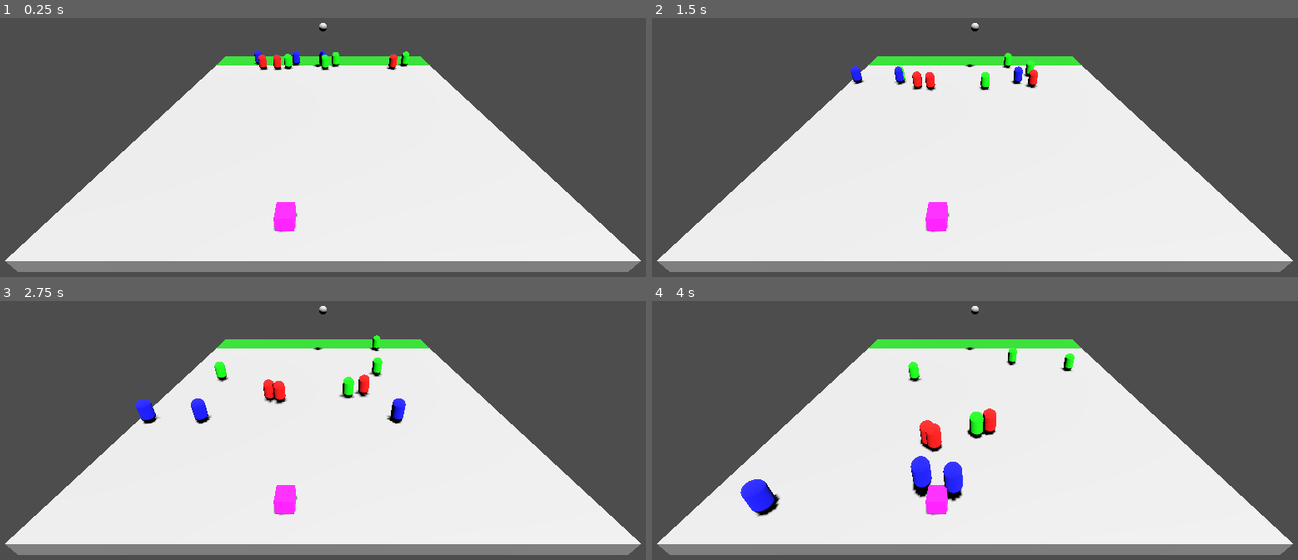
Above: before the commit, frames 1-4 (two rows, left to right).
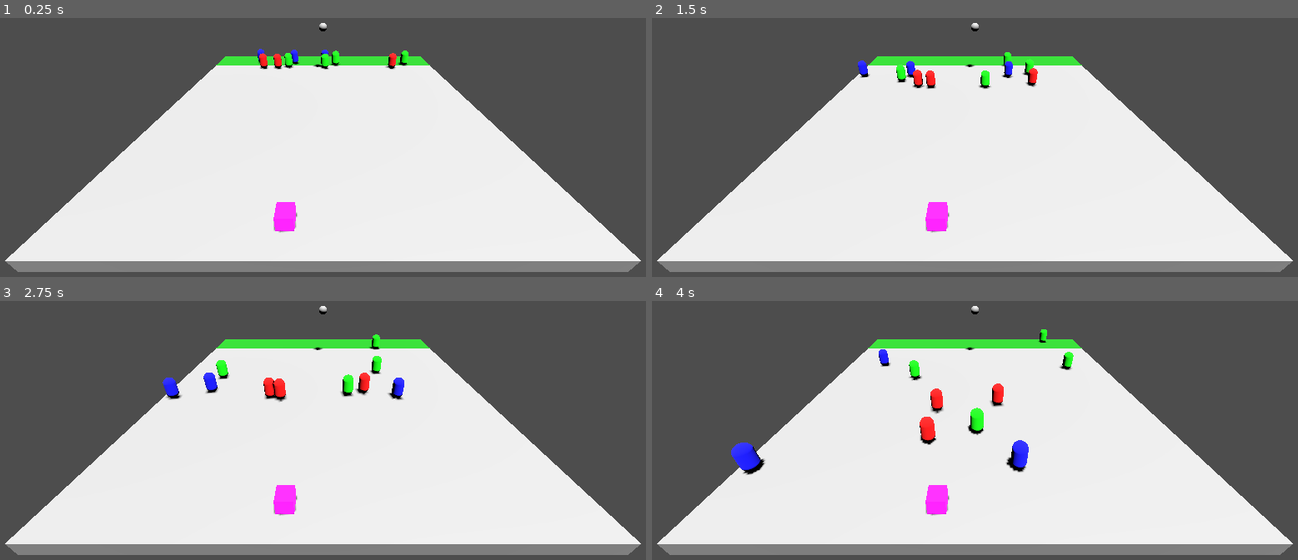
Above: after the commit, the same moments.

Repository: Mxckx9772/dos
Game: Godot game, scene res://main.tscn
Same seed, same stepped clock (60 frames per second), same inputs: the game is played once before the commit and once after it.
Inputs:
- Up to frame 1 (0.25 s): no input
- Up to frame 2 (1.5 s): no input
- Up to frame 3 (2.75 s): no input
- Up to frame 4 (4 s): no input

The runs differ from the first frame. In frame 1, 0.4% of the frame differs, in the area x 39-64%, y 11-21%; in frame 2, 0.8%; in frame 3, 1.6%; in frame 4, 3.4%, in the area x 12-66%, y 10-84%.

Commit message:
”Simulating“ kids getting caught

Diff:
--- a/kid.gd
+++ b/kid.gd
@@ -1,5 +1,6 @@
 extends Node3D
 @onready var candy: Node3D = $"../../Candy"
+@onready var teacher: Node3D = $Teacher
 @onready var mesh_instance_3d: MeshInstance3D = $RigidBody3D/MeshInstance3D
 
 #@onready var classroom: Node3D = $"../Classroom"
@@ -8,7 +9,8 @@
 enum State{
 	WALK_TO_TARGET,
 	RETURN_TO_SAFETY,
-	CHILLING
+	CHILLING,
+	IS_CAUGHT
 }
 var current_state: State = State.WALK_TO_TARGET
 
@@ -40,7 +42,7 @@
 # for walk long way around
 var center_position:Vector2
 var angle:float = 0.0
-var angle_speed :float = 0.7
+var angle_speed :float = 0.6
 var rayon :float
 var sens
 
@@ -71,6 +73,7 @@
 	_sensRound()
 	_randomTargetPosition()
 	_stayTime()
+	_setRandomCatchTime() # seulement pour tester!!!!
 
 
 # Called every frame. 'delta' is the elapsed time since the previous frame.
@@ -80,14 +83,20 @@
 			match walk_method:
 				"walk_direct":
 					_walkDirect(delta)
+					_isCaught(delta)
 				"walk_random":
 					_walkAleatoire(delta)
+					_isCaught(delta)
 				"walk_around":
 					_walkAround(delta)
+					_isCaught(delta)
 		State.RETURN_TO_SAFETY:
 			_returnToSafety(delta)
+			_isCaught(delta)
 		State.CHILLING:
 			_chill(delta)
+		State.IS_CAUGHT:
+			_returnToSafety(delta)
 	position.y = max(position.y, 0.5)
 
 # for jumping
@@ -110,7 +119,7 @@
 		has_candy = true
 		jumping = true
 		jump_time = 0.0
-		end_position = Vector2(safety_line,candy.position.z)
+		end_position = Vector2(safety_line,position.z)
 		current_state = State.RETURN_TO_SAFETY
 	if(jumping):
 		_handle_jump(delta)
@@ -136,7 +145,7 @@
 		has_candy = true
 		jumping = true
 		jump_time = 0.0
-		end_position = Vector2(safety_line,candy.position.z)
+		end_position = Vector2(safety_line,position.z)
 		current_state = State.RETURN_TO_SAFETY
 	if jumping:
 		_handle_jump(delta)
@@ -170,13 +179,13 @@
 		has_candy = true
 		jumping = true
 		jump_time = 0.0
-		end_position = Vector2(safety_line,candy.position.z)
+		end_position = Vector2(safety_line,position.z)
 		current_state = State.RETURN_TO_SAFETY
 	if(jumping):
 		_handle_jump(delta)
 
 
-# move to the safety room
+# back to the safety room
 func _returnToSafety(delta):
 	var direction = (end_position-Vector2(position.x,position.z)).normalized()
 	var offset = direction*speed*delta
@@ -190,6 +199,22 @@
 		stay_timer=0.0
 		_randomCHill()
 		current_state = State.CHILLING
+
+# been caught
+
+	# seulement pour tester!!!!
+func _setRandomCatchTime() -> void:
+	catch_time_limit = randf_range(1.0, 10.0)
+var timer : float # seulement pour tester!!!!
+var catch_time_limit: float = 0.0 # seulement pour tester!!!!
+func _isCaught(delta):
+	timer += delta
+	#if teacher.catchKid():
+	if timer >= catch_time_limit: # seulement pour tester!!!!
+		current_state = State.IS_CAUGHT
+		end_position = Vector2(safety_line,position.z)
+		timer = 0
+		_setRandomCatchTime() # seulement pour tester!!!!
 
 # move in the safety room
 func _stayTime():
@@ -224,7 +249,6 @@
 	walk_method = method
 	_uploadColor()
 
-
 func _uploadColor():
 	if walk_method in color_map:
 		var material = mesh_instance_3d.material_override
--- a/kids.tscn
+++ b/kids.tscn
@@ -4,45 +4,45 @@
 [ext_resource type="PackedScene" uid="uid://mh7eybemsg8x" path="res://kid.tscn" id="2_no06m"]
 [ext_resource type="Script" path="res://kid.gd" id="3_bsacl"]
 
-[node name="Kids" type="Node"]
+[node name="Kids" type="Node3D"]
 script = ExtResource("1_xo4o8")
 
 [node name="Kid" parent="." instance=ExtResource("2_no06m")]
-transform = Transform3D(1, 0, 0, 0, 1, 0, 0, 0, 1, 11.1484, 0.5, 3.00151)
+transform = Transform3D(1, 0, 0, 0, 1, 0, 0, 0, 1, 11.6045, 0.5, 3.00151)
 script = ExtResource("3_bsacl")
 
 [node name="Kid2" parent="." instance=ExtResource("2_no06m")]
-transform = Transform3D(1, 0, 0, 0, 1, 0, 0, 0, 1, 11.1484, 0.5, 6.41345)
+transform = Transform3D(1, 0, 0, 0, 1, 0, 0, 0, 1, 11.6045, 0.5, 6.41579)
 script = ExtResource("3_bsacl")
 
 [node name="Kid3" parent="." instance=ExtResource("2_no06m")]
-transform = Transform3D(1, 0, 0, 0, 1, 0, 0, 0, 1, 11.1484, 0.5, -3.86922)
+transform = Transform3D(1, 0, 0, 0, 1, 0, 0, 0, 1, 11.6045, 0.5, -3.86688)
 script = ExtResource("3_bsacl")
 
 [node name="Kid4" parent="." instance=ExtResource("2_no06m")]
-transform = Transform3D(1, 0, 0, 0, 1, 0, 0, 0, 1, 11.1484, 0.5, -8.37405)
+transform = Transform3D(1, 0, 0, 0, 1, 0, 0, 0, 1, 11.6045, 0.5, -8.37171)
 script = ExtResource("3_bsacl")
 
 [node name="Kid5" parent="." instance=ExtResource("2_no06m")]
-transform = Transform3D(1, 0, 0, 0, 1, 0, 0, 0, 1, 11.1484, 0.5, -11.6019)
+transform = Transform3D(1, 0, 0, 0, 1, 0, 0, 0, 1, 11.6045, 0.5, -11.5996)
 script = ExtResource("3_bsacl")
 
 [node name="Kid6" parent="." instance=ExtResource("2_no06m")]
-transform = Transform3D(1, 0, 0, 0, 1, 0, 0, 0, 1, 11.1484, 0.5, 12.5989)
+transform = Transform3D(1, 0, 0, 0, 1, 0, 0, 0, 1, 11.6045, 0.5, 12.5989)
 script = ExtResource("3_bsacl")
 
 [node name="Kid7" parent="." instance=ExtResource("2_no06m")]
-transform = Transform3D(1, 0, 0, 0, 1, 0, 0, 0, 1, 11.1484, 0.5, 9.9309)
+transform = Transform3D(1, 0, 0, 0, 1, 0, 0, 0, 1, 11.6045, 0.5, 9.93324)
 script = ExtResource("3_bsacl")
 
 [node name="Kid8" parent="." instance=ExtResource("2_no06m")]
-transform = Transform3D(1, 0, 0, 0, 1, 0, 0, 0, 1, 11.1484, 0.5, 0.164522)
+transform = Transform3D(1, 0, 0, 0, 1, 0, 0, 0, 1, 11.6045, 0.5, 0.166866)
 script = ExtResource("3_bsacl")
 
 [node name="Kid9" parent="." instance=ExtResource("2_no06m")]
-transform = Transform3D(1, 0, 0, 0, 1, 0, 0, 0, 1, 11.1484, 0.5, -6.33921)
+transform = Transform3D(1, 0, 0, 0, 1, 0, 0, 0, 1, 11.6045, 0.5, -6.33687)
 script = ExtResource("3_bsacl")
 
 [node name="Kid10" parent="." instance=ExtResource("2_no06m")]
-transform = Transform3D(1, 0, 0, 0, 1, 0, 0, 0, 1, 11.1484, 0.5, -9.92896)
+transform = Transform3D(1, 0, 0, 0, 1, 0, 0, 0, 1, 11.6045, 0.5, -9.92662)
 script = ExtResource("3_bsacl")
